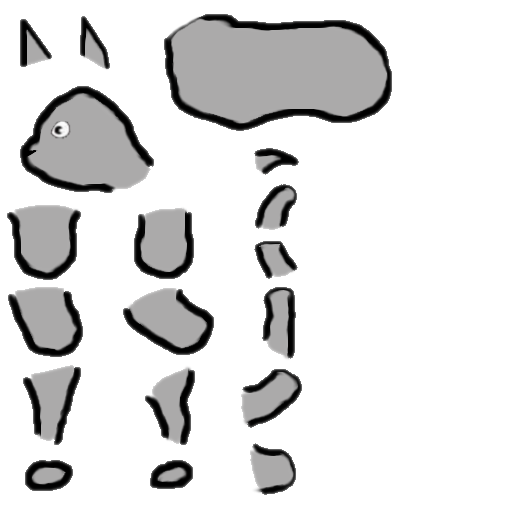
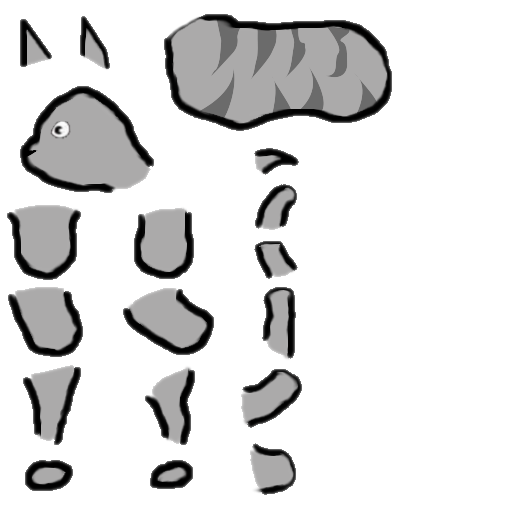
Two versions of the same layered image (512px x 512px). Layer-by-layer changes:
added layer "Stripes" above "Eye" over left=199, top=19, right=377, bottom=118
